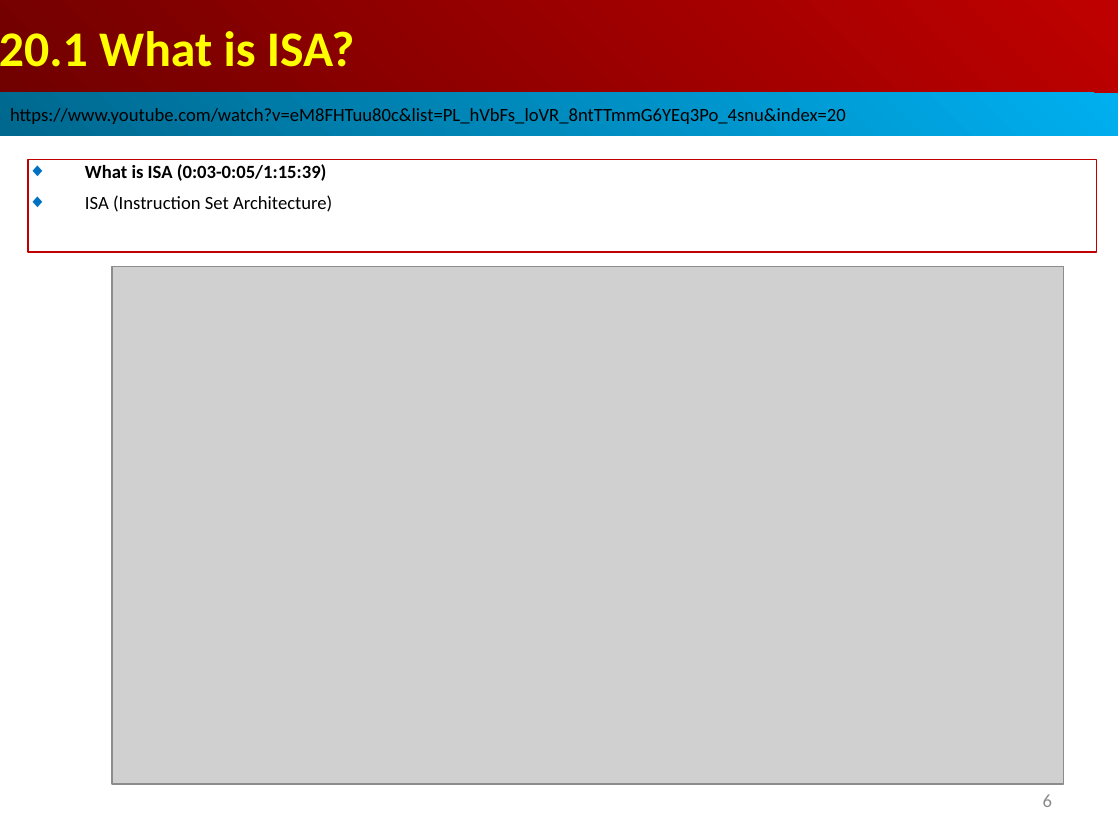
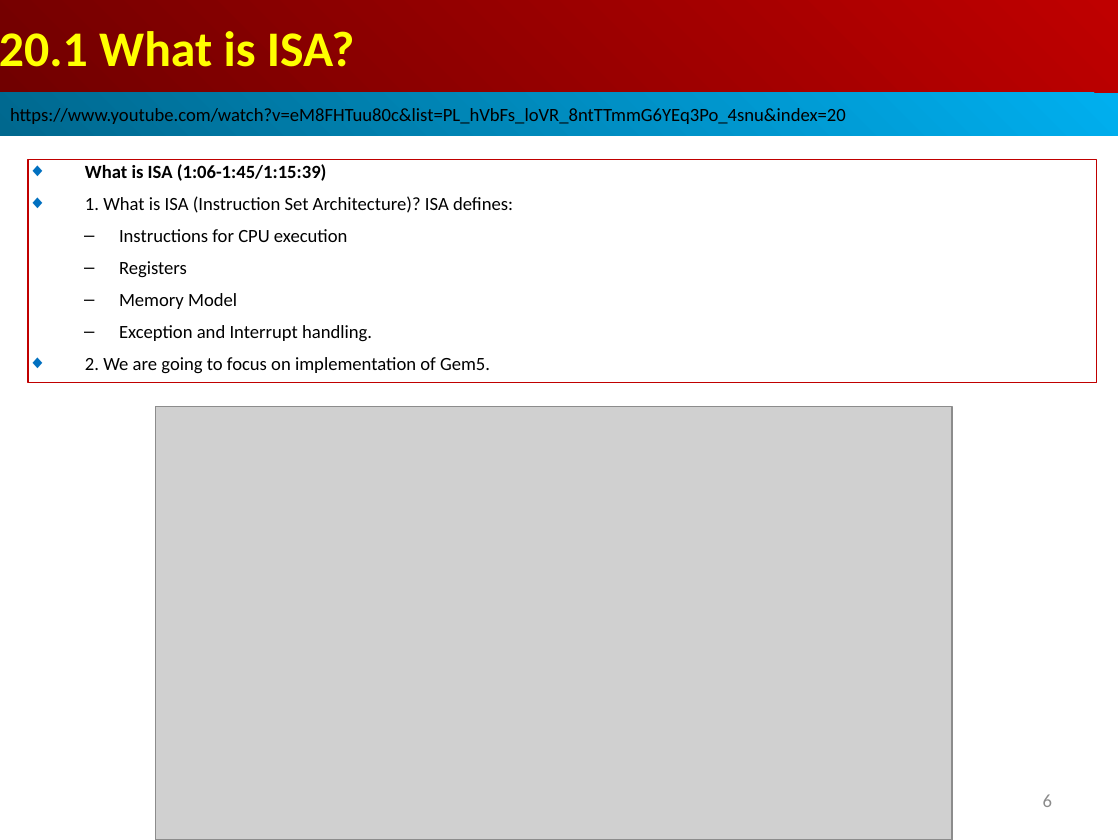
Before and after one commit to peterhchen/AIU_CS850_Gem5_McPAT, a slide deck: slide 6 of 050_Gem5/020.ModelCore/000_Video/020.ModelCore.ppt. Drawn at 1120x840 pixels with LibreOffice and Linux fonts; fonts in the diff are those of the drawing; grey boxes stand for pictures. Boxes give left, top, right and bottom in pixels: in the first picture for what was removed or moved away, otherwise in the second. Text is boxed around its words. In the diff, an @@ line names an element or a change of style, - is before the commit and + after.

```diff
--- a/050_Gem5/020.ModelCore/000_Video/020.ModelCore.ppt
+++ b/050_Gem5/020.ModelCore/000_Video/020.ModelCore.ppt
@@ rectangle "What is ISA (1:06-1:45/1:15:39)": place and size @@
-rectangle "What is ISA (1:06-1:45/1:15:39)" at [28,159,1096,252]
+rectangle "What is ISA (1:06-1:45/1:15:39)" at [28,159,1096,382]
@@ text in rectangle at [85,164,513,374]: text changed @@
-◆ What is ISA (0:03-0:05/1:15:39)
-◆ ISA (Instruction Set Architecture)
+◆ What is ISA (1:06-1:45/1:15:39)
+◆ 1. What is ISA (Instruction Set Architecture)? ISA defines:
+  – Instructions for CPU execution
+  – Registers
+  – Memory Model
+  – Exception and Interrupt handling.
+◆ 2. We are going to focus on implementation of Gem5.
@@ picture: place and size @@
-picture at [112,267,1064,784]
+picture at [156,407,952,840]
```
Also in this commit, not shown: 2 other slides changed.
